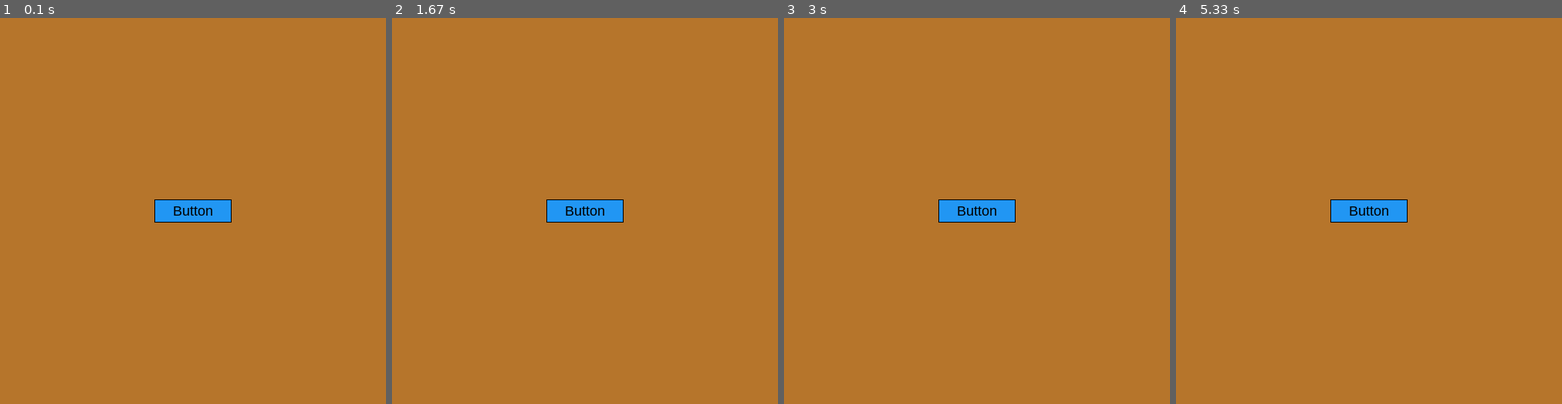
Above: before the commit, frames 1-4 (left to right).
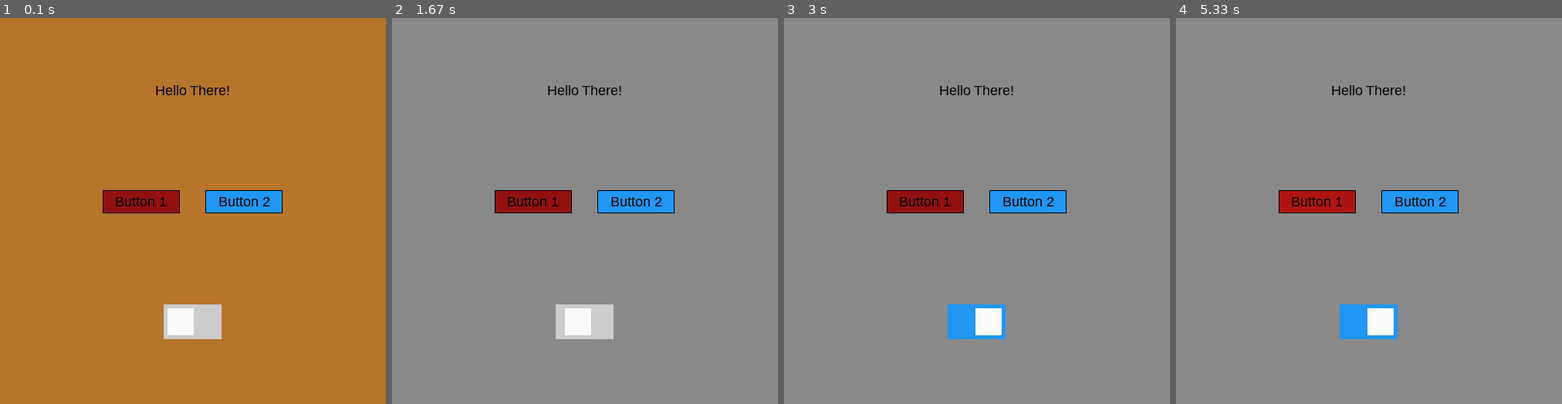
Above: after the commit, the same moments.

Repository: churchred/pygameGUI
Game: pygame game, started from main.py
Two runs of this game, one before a commit and one after it. Both use one fixed random seed, a clock stepped at 60 frames per second and the inputs below.
Inputs (mouse positions are in pixels of both pictures, inside the frame that each line leads up to):
- Up to frame 1 (0.1 s): no input
- Up to frame 2 (1.67 s): click (635, 199) at 0.38 s, where only the run after the commit has a clickable "Button 2"; click (623, 295) at 0.72 s; click (565, 311) at 1.55 s
- Up to frame 3 (3 s): click (922, 199) at 1.88 s, where only the run after the commit has a clickable "Button 1"; click (922, 129) at 2.22 s
- Up to frame 4 (5.33 s): click (1384, 195) at 3.98 s; click (1507, 299) at 4.28 s; click (1330, 195) at 5.05 s

The runs differ from the first frame. In frame 1, 4.5% of the frame differs, in the area x 26-74%, y 17-84%; in frame 2, 100%, in the area x 0-100%, y 0-100%; in frame 3, 100%; in frame 4, 100%.

Commit message:
Added Toggle Switch
Added a toggle switch, currenly WIP.
Added delta time variable to screen.py
Documentation and toggle completion to be updated next update.

Diff:
--- a/churchred_gui/__init__.py
+++ b/churchred_gui/__init__.py
@@ -2,4 +2,5 @@
 from .button import Button
 from .label import Label
 from. flexBox import FlexBox
+from. toggle import Toggle
 from churchred_gui.modules.settings import colorIndex
--- a/churchred_gui/button.py
+++ b/churchred_gui/button.py
@@ -53,7 +53,7 @@
                          capitalize=capitalize, width=self.width, height=self.height)
 
 
-  def draw(self, screen):
+  def draw(self, screen, dt):
 
     # Adds a sinking effect to the button when clicked down
     if self.mouseLogic.clickDownTest == True:
--- a/churchred_gui/flexBox.py
+++ b/churchred_gui/flexBox.py
@@ -64,7 +64,7 @@
     return returnPackage
 
 
-  def draw(self, screen):
+  def draw(self, screen, dt):
 
     # Draw a rect with the background color if applicable
     if self.backgroundColor != None:
@@ -72,7 +72,7 @@
 
     # Loop through the list of objects and draw them onto the screen
     for element in reversed(self.screenElements):
-      element.draw(screen)
+      element.draw(screen, dt)
 
 
   def addElements(self, *args):
--- a/churchred_gui/label.py
+++ b/churchred_gui/label.py
@@ -45,7 +45,7 @@
 
 
 
-  def draw(self, screen):
+  def draw(self, screen, dt):
 
     # Draw the label background if one is present
     self.drawRect(screen, self.backgroundColor, self.borderColor)
--- a/churchred_gui/modules/UIElement.py
+++ b/churchred_gui/modules/UIElement.py
@@ -37,21 +37,25 @@
     def run(self, screen, mouse):
 
         # The package with information that is to be returned to the main loop if needed
-        returnPackage = {"changeCursor":False, "cursor":self.cursor, "triggered":False, "content":self.content, "id":self.id, "type":self.type}
+        self.returnPackage = {"changeCursor":False, "cursor":self.cursor, "triggered":False, "content":self.content, "id":self.id, "type":self.type}
 
         # Check for hover and click
         self.mouseLogic.run((self.x, self.y), (self.width, self.height), mouse)
 
         # If hovering queue a change in cursor
         if self.mouseLogic.hoverTest == True:
-            returnPackage["changeCursor"] = True
+            self.returnPackage["changeCursor"] = True
 
         # If triggered queue a trigger to be sent up to main loop
         if self.mouseLogic.isTriggered == True:
-            returnPackage["triggered"] = True
+            self.returnPackage["triggered"] = True
 
-        return returnPackage
+        self.extraRunCode()
 
+        return self.returnPackage
+
+    def extraRunCode(self):
+        pass
 
     def center(self):
         pass
--- a/churchred_gui/modules/settings.py
+++ b/churchred_gui/modules/settings.py
@@ -5,8 +5,8 @@
     "black": (0, 0, 0),
 
     "red": (200, 22, 22),
-    "redLight": (147, 16, 16),
-    "redDark": (229, 102, 102),
+    "redLight": (229, 102, 102),
+    "redDark": (147, 16, 16),
 
     "blue": (32, 79, 208),
     "blueLight": (86, 127, 239),
--- /dev/null
+++ b/churchred_gui/modules/toggleHandle.py
@@ -0,0 +1,20 @@
+
+import pygame
+
+class toggleHandle():
+  def __init__(self, width, height, padding, color):
+
+    self.x = padding
+    self.height = height - padding*2
+    self.width = width / 2.2
+    self.backgroundColor = color
+
+  def setCoordiantes(self, x, y):
+    pass
+
+  def draw(self, screen, x, y, height):
+
+    # Draw the button
+    pygame.draw.rect(screen, self.backgroundColor,
+    (self.x+x, y+height/2-self.height/2,
+     self.width, self.height))
--- a/churchred_gui/screen.py
+++ b/churchred_gui/screen.py
@@ -51,6 +51,7 @@
 
     # Makes the game tick
     self.clock = pygame.time.Clock()
+    self.dt = 1
 
     # Makes the cursor variable
     self.cursor = {'old' : None, 'new' : 'arrow'}
@@ -123,7 +124,7 @@
     for element in reversed(self.screenElements):
       if element != targetElement and element.type != "FlexBox":
         element.mouseLogic.resetChecks()
-      element.draw(self.screen)
+      element.draw(self.screen, self.dt)
 
     # Change cursor based on given data. Change only occurs if new cursor is different from current one.
     if self.cursor['new'] != self.cursor['old']:
@@ -139,7 +140,8 @@
       pygame.display.set_caption(self.title)
 
     # Update screen and clock
-    self.clock.tick(self.FPS)
+    self.dt = self.clock.tick(self.FPS) / 1000
+    # self.clock.tick(self.FPS)
     pygame.display.update()
 
 
--- /dev/null
+++ b/churchred_gui/toggle.py
@@ -0,0 +1,76 @@
+import pygame
+from .modules.UIElement import UIElement
+from .modules.toggleHandle import toggleHandle
+
+class Toggle(UIElement):
+  def __init__(self,
+            # UI-element variables:
+            x=0, y=0, width=75, height=45,
+            id=None, zIndex=0,
+
+            # Toggle spesific Elements
+            backgroundColor = (204,204,204),
+            backgroundColorActive = (33,150,243),
+            handleColor = (250,250,250),
+            toggleSpeed = 200):
+
+    # Toggle on or off
+    self.status = 0
+
+    # Sets the basic UI-element variables from UIElement-class
+    super().__init__(x=x, y=y, width=width, height=height, clickable=True, cursor="hand",
+                     type="Toggle", id=id, zIndex=zIndex, content=self.status)
+
+    # The two colors we use (Is set by the self.status)
+    self.backgroundColor = {"0" : backgroundColor, "1" : backgroundColorActive}
+
+    # Speed of the handle
+    self.toggleSpeed = toggleSpeed
+
+    # Padding to keep handle from touching sides.
+    self.padding = 5
+
+    # Handle object
+    self.handle = toggleHandle(self.width, self.height, self.padding, handleColor)
+
+
+
+  def draw(self, screen, dt):
+
+    # Draw the background
+    pygame.draw.rect(screen, self.backgroundColor[str(self.status)], (self.x, self.y, self.width, self.height))
+
+    # Draw the handle
+    self.handle.draw(screen, self.x, self.y, self.height)
+
+    # If it has been triggered, and the lock is in place, then move the handle
+    if self.mouseLogic.clickable == False:
+      self.moveHandle(dt)
+
+
+  # If toggle is clicked
+  def extraRunCode(self):
+    if self.mouseLogic.isTriggered == True:
+      self.mouseLogic.clickable = False
+      self.returnPackage["content"] = self.status^1
+
+  def moveHandle(self, dt):
+
+    # Turn the toggle ON
+    if self.status == 0:
+      if self.x + self.handle.x + self.handle.width + self.padding + self.toggleSpeed * dt < self.x + self.width:
+        self.handle.x += self.toggleSpeed * dt
+      else:
+        self.toggleStatus(self.width - self.handle.width - self.padding)
+
+    # Turn the toggle OFF
+    elif self.status == 1:
+      if self.x + self.handle.x - self.padding - self.toggleSpeed * dt > self.x:
+        self.handle.x -= self.toggleSpeed * dt
+      else:
+        self.toggleStatus(self.padding)
+
+  def toggleStatus(self, x):
+    self.handle.x = x
+    self.mouseLogic.clickable = True
+    self.status ^= 1
--- a/main.py
+++ b/main.py
@@ -12,9 +12,14 @@
 
 window = Window(resizable=True, backgrounColor=colorIndex["orangeDark"], centerDirection="vert")
 
-btn = Button(x= 50, y=100, id="green")
+btn1 = Button(id="1", text="Button 1", backgroundColor=colorIndex["redDark"])
+btn2 = Button(id="2", text="Button 2")
+flx = FlexBox(width=300)
+flx.addElements(btn1, btn2)
 
-window.addElements(btn)
+tog = Toggle()
+txt = Label(text="Hello There!")
+window.addElements(txt, flx, tog)
 
 while True:
 
@@ -24,3 +29,8 @@
 
     # Prints information about triggered elemenet
     print(window.elementPackage)
+
+    if window.elementPackage['content'] == 1:
+      window.backgrounColor = colorIndex["grey"]
+    if window.elementPackage['content'] == 0:
+      window.backgrounColor = colorIndex["orangeDark"]
